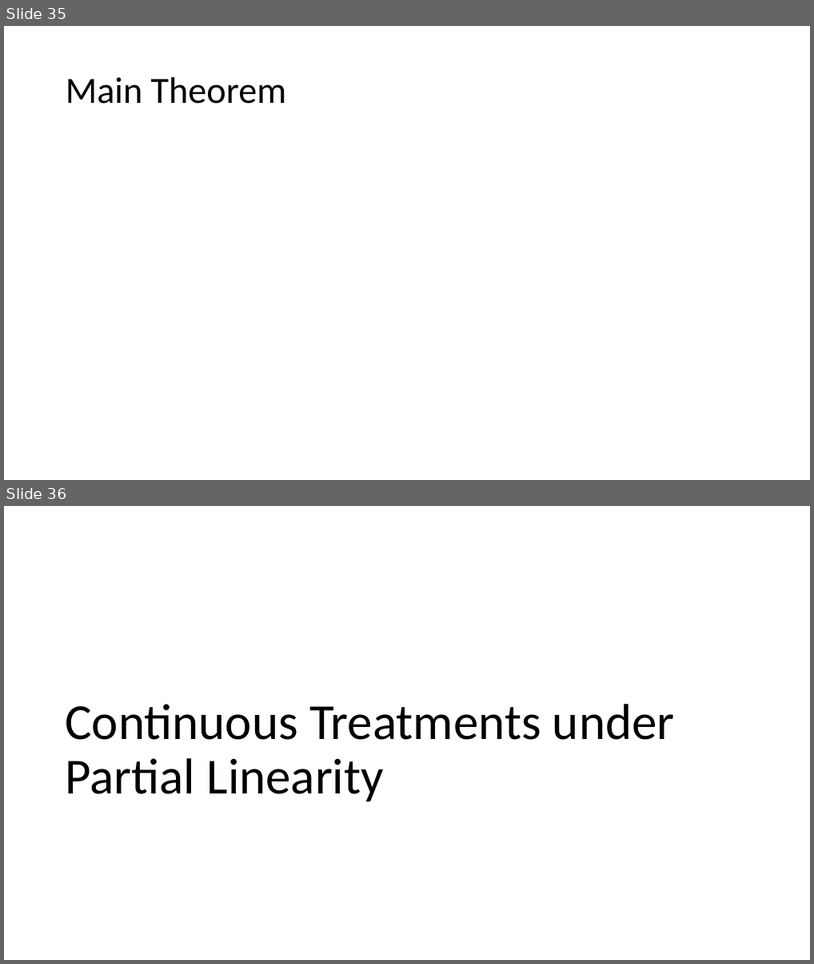
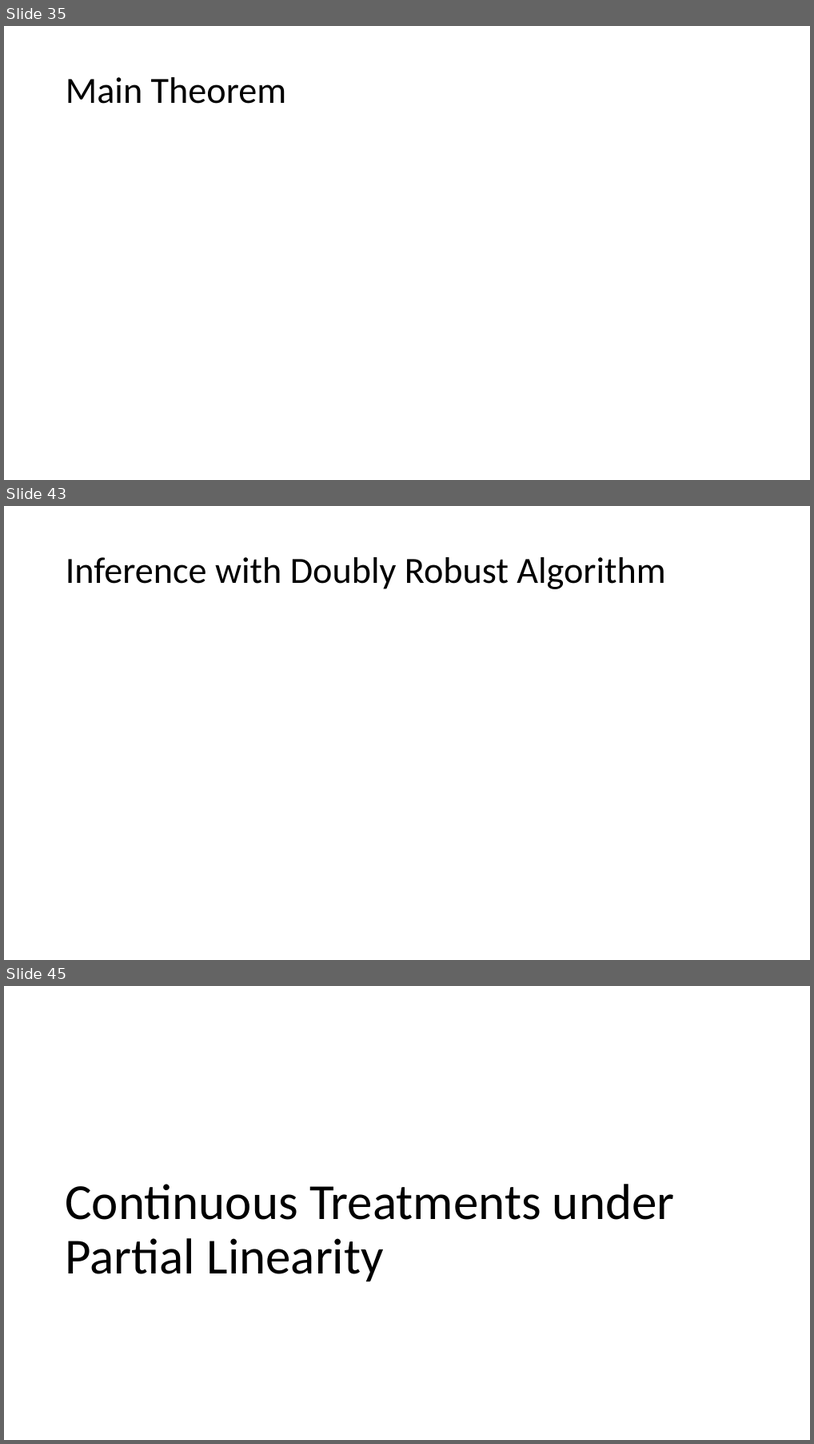
Before and after one commit to stanford-msande228/winter24, a slide deck: assets/presentations/MSANDE228_Lecture12_Inference_with_Modern_NonLinear_Methods.pptx. Shown one above the other, each under a label of ours: slides 35 and 36 before the commit, slides 35, 43 and 45 after it; the slides between them are not shown. The pictures are 814x964 and 814x1444 pixels, drawn with LibreOffice and Linux fonts; fonts in the diff are those of the drawing; grey boxes stand for pictures. Boxes give left, top, right and bottom in pixels: in the first picture for what was removed or moved away, otherwise in the second. Text is boxed around its words. In the diff, an @@ line names an element or a change of style, - is before the commit and + after.

```diff
--- a/assets/presentations/MSANDE228_Lecture12_Inference_with_Modern_NonLinear_Methods.pptx
+++ b/assets/presentations/MSANDE228_Lecture12_Inference_with_Modern_NonLinear_Methods.pptx
@@ slide 43 added at [4, 506, 810, 960], background #FFFFFF @@
@@ title added at [66, 557, 666, 589], 44 pt, text #000000 @@
+Inference with Doubly Robust Algorithm
@@ what was slide 36 is now slide 45 @@
```
Also in this commit, not shown: 8 other slides added, 13 other files.
